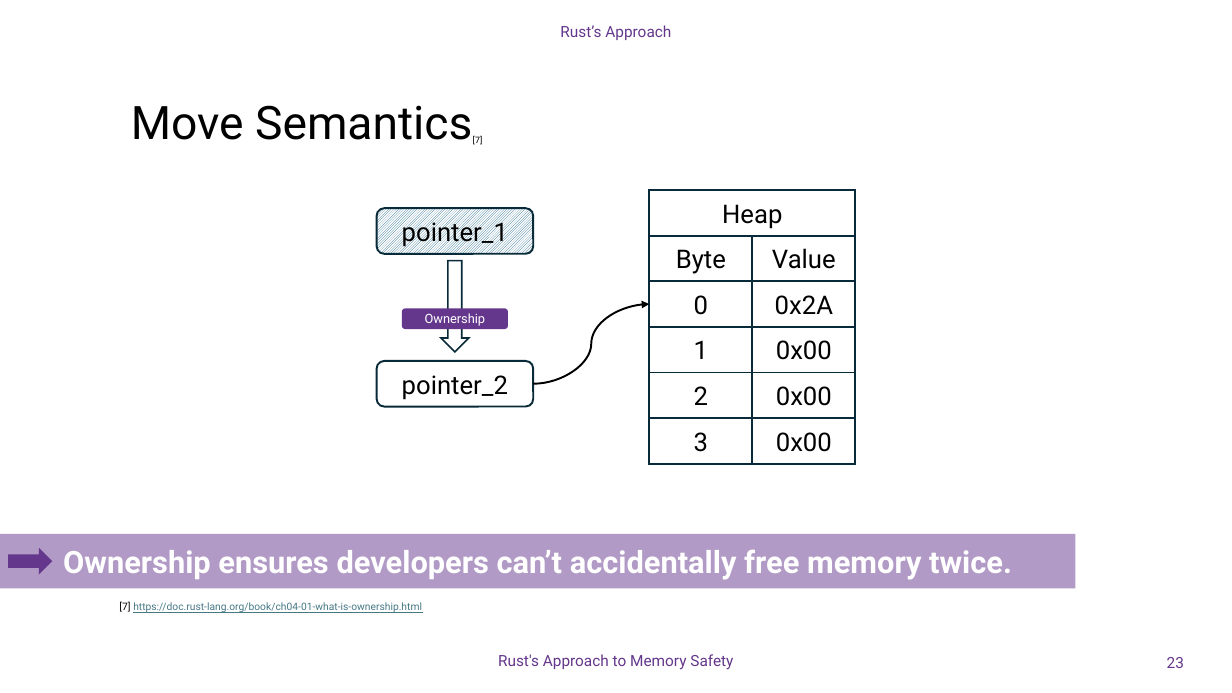
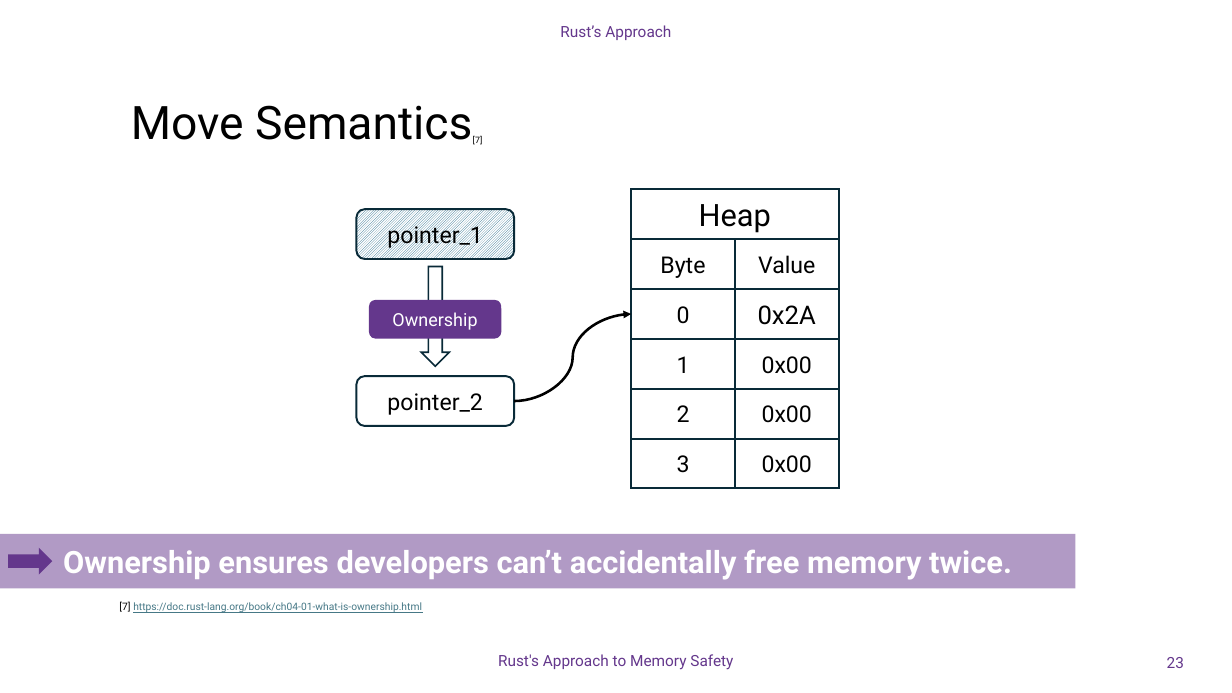
Before and after one commit to DavidGinfo/c-runtime-vs-rust-compiletime, a slide deck: slide 23 of Memory_Safety_Rust.pptx. Drawn at 1232x693 pixels with LibreOffice and Linux fonts; fonts in the diff are those of the drawing; background and template pictures are left out. Boxes give left, top, right and bottom in pixels: in the first picture for what was removed or moved away, otherwise in the second. Text is boxed around its words. In the diff, an @@ line names an element or a change of style, - is before the commit and + after.

```diff
--- a/Memory_Safety_Rust.pptx
+++ b/Memory_Safety_Rust.pptx
@@ rounded rectangle "pointer_1" resized from (x1=377, y1=208, x2=534, y2=253) to (x1=357, y1=209, x2=515, y2=259) @@
@@ rectangle "Heap" resized from (x1=650, y1=190, x2=856, y2=236) to (x1=631, y1=189, x2=839, y2=239) @@
@@ rectangle "Heap" at (x1=631, y1=189, x2=839, y2=239): size 20 to 24 pt @@
@@ rectangle "Byte" resized from (x1=650, y1=236, x2=752, y2=281) to (x1=631, y1=239, x2=735, y2=289) @@
@@ rectangle "Value" resized from (x1=752, y1=236, x2=855, y2=281) to (x1=735, y1=239, x2=838, y2=289) @@
@@ down arrow resized from (x1=441, y1=261, x2=469, y2=352) to (x1=421, y1=266, x2=449, y2=366) @@
@@ rectangle "0" resized from (x1=650, y1=281, x2=752, y2=326) to (x1=631, y1=289, x2=735, y2=339) @@
@@ rectangle "0x2A" resized from (x1=752, y1=281, x2=855, y2=326) to (x1=735, y1=289, x2=838, y2=339) @@
@@ rounded rectangle "Ownership" resized from (x1=402, y1=309, x2=508, y2=329) to (x1=369, y1=300, x2=501, y2=339) @@
@@ rounded rectangle "Ownership" at (x1=369, y1=300, x2=501, y2=339): size 10 to 14 pt @@
@@ curved arrow moved from (533, 384) - (650, 304) to (514, 401) - (631, 314) @@
@@ curved arrow (514, 401) - (631, 314): stroke #000000 1.5 pt to #000000 2 pt @@
@@ rectangle "1" resized from (x1=650, y1=327, x2=752, y2=372) to (x1=631, y1=339, x2=735, y2=389) @@
@@ rectangle "0x00" resized from (x1=752, y1=327, x2=855, y2=372) to (x1=735, y1=339, x2=838, y2=389) @@
@@ rounded rectangle "pointer_2" resized from (x1=377, y1=361, x2=534, y2=407) to (x1=357, y1=376, x2=515, y2=426) @@
@@ rectangle "2" resized from (x1=650, y1=372, x2=752, y2=418) to (x1=631, y1=389, x2=735, y2=439) @@
@@ rectangle "0x00" resized from (x1=752, y1=372, x2=855, y2=418) to (x1=735, y1=389, x2=838, y2=439) @@
@@ size 20 to 18 pt in 11 elements at (x1=357, y1=209, x2=515, y2=259), (x1=735, y1=239, x2=838, y2=289), (x1=631, y1=239, x2=735, y2=289), (x1=631, y1=289, x2=735, y2=339), (x1=735, y1=339, x2=838, y2=389), (x1=631, y1=339, x2=735, y2=389), (x1=357, y1=376, x2=515, y2=426), (x1=735, y1=389, x2=838, y2=439), (x1=631, y1=389, x2=735, y2=439), (x1=735, y1=439, x2=838, y2=489), (x1=631, y1=439, x2=735, y2=489) @@
@@ rectangle "3" resized from (x1=650, y1=419, x2=752, y2=464) to (x1=631, y1=439, x2=735, y2=489) @@
@@ rectangle "0x00" resized from (x1=752, y1=419, x2=855, y2=464) to (x1=735, y1=439, x2=838, y2=489) @@
```
Also in this commit, not shown: 1 other slide changed.
